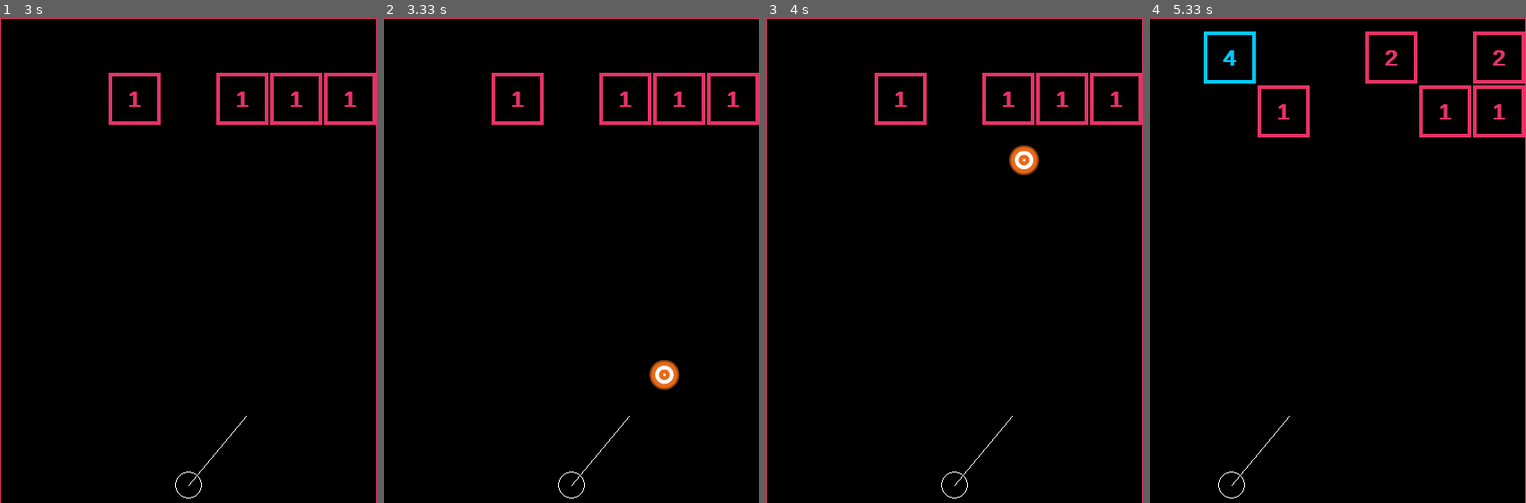
Above: before the commit, frames 1-4 (left to right).
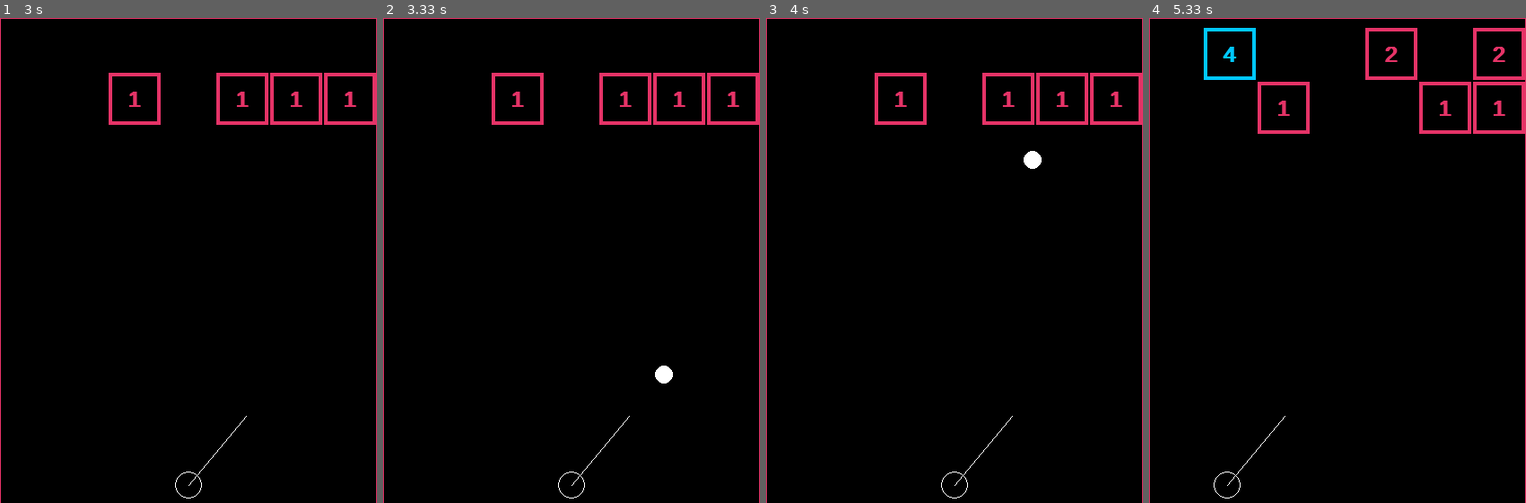
Above: after the commit, the same moments.

Repository: ba144220/pygame-collision-class
Game: pygame game, started from main.py
Same seed, same stepped clock (60 frames per second), same inputs: the game is played once before the commit and once after it.
Inputs:
- Up to frame 1 (3 s): hold Right 0.33-0.8 s; hold Right 0.83-1.3 s; hold Left 1.33-1.87 s; hold Left 1.9-2.3 s; hold Right 2.33-2.97 s
- Up to frame 2 (3.33 s): tap Space at 3 s
- Up to frame 3 (4 s): no input
- Up to frame 4 (5.33 s): no input

Frame 1 is identical in both runs. In frame 2, 0.3% of the frame differs, in the area x 70-79%, y 70-77%; in frame 3, 0.4%; in frame 4, 2.7%, in the area x 14-100%, y 2-100%.

Commit message:
color change

Diff:
--- a/ball.py
+++ b/ball.py
@@ -4,11 +4,13 @@
 screen_width = 420
 screen_height = 540
 
+size = (20,20)
 
 class Ball(pygame.sprite.Sprite):
     def __init__(self, pos, v, pic_path):
         super().__init__()
-        self.image = pygame.image.load(pic_path)
+        self.image = pygame.Surface(size)
+        pygame.draw.circle(self.image, (255,255,255), (10,10), 10)
         self.rect = self.image.get_rect()
         self.rect.center = (round(pos[0]), round(pos[1]))
         self.pos = pos
@@ -18,6 +20,7 @@
         self.collided = []
 
     def update(self):
+
         self.pos = (self.pos[0]+self.v[0], self.pos[1]+self.v[1])
         self.rect.center = (round(self.pos[0]), round(self.pos[1]))
 
